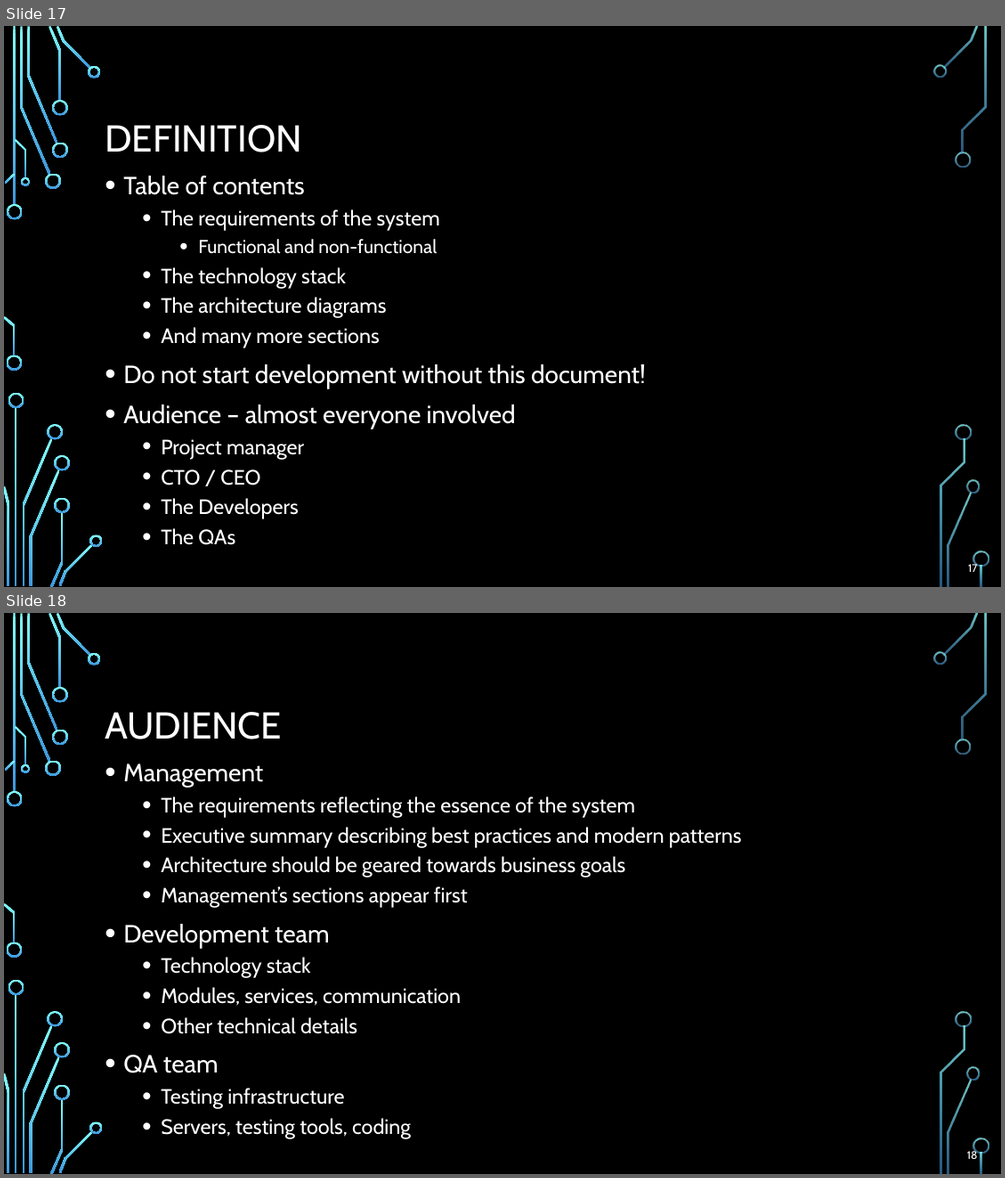
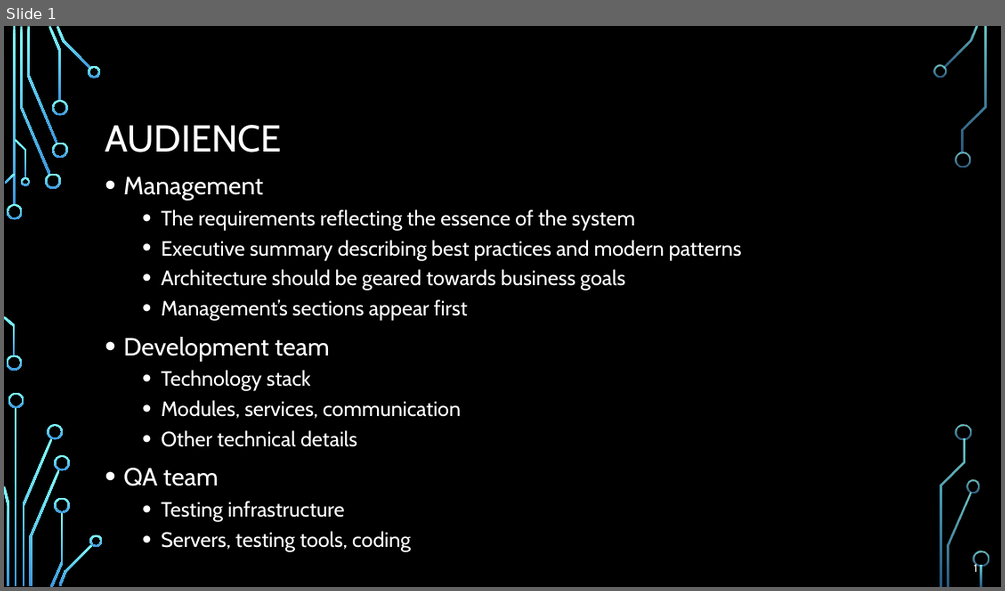
Before and after one commit to profjordanov/doctorate, a slide deck: resources/Software-Architecture-S/Presentation-Part8-Real-Life-Solutions.pptx. Shown one above the other, each under a label of ours: slides 17 and 18 before the commit, slide 1 after it. The pictures are 1005x1178 and 1005x591 pixels, drawn with LibreOffice and Linux fonts; fonts in the diff are those of the drawing; background and template pictures are left out. Boxes give left, top, right and bottom in pixels: in the first picture for what was removed or moved away, otherwise in the second. Text is boxed around its words. In the diff, an @@ line names an element or a change of style, - is before the commit and + after.

```diff
--- a/resources/Software-Architecture-S/Presentation-Part8-Real-Life-Solutions.pptx
+++ b/resources/Software-Architecture-S/Presentation-Part8-Real-Life-Solutions.pptx
@@ slide 17 removed at (x1=4, y1=26, x2=1001, y2=587), background picture (left out); not listed: 36 template elements that a slide beside it also shows @@
@@ title removed at (x1=105, y1=125, x2=302, y2=152) @@
-DEFINITION
@@ text removed at (x1=123, y1=176, x2=646, y2=545) @@
-• Table of contents
-  • The requirements of the system
-    • Functional and non-functional
-  • The technology stack
-  • The architecture diagrams
-  • And many more sections
-• Do not start development without this document!
-• Audience – almost everyone involved
-  • Project manager
-  • CTO / CEO
-  • The Developers
-  • The QAs
@@ page number removed at (x1=968, y1=562, x2=977, y2=572) @@
-17
@@ what was slide 18 is now slide 1 @@
@@ page number at (x1=973, y1=562, x2=977, y2=572): text changed @@
-18
+1
```
Also in this commit, not shown: 18 other slides removed.
